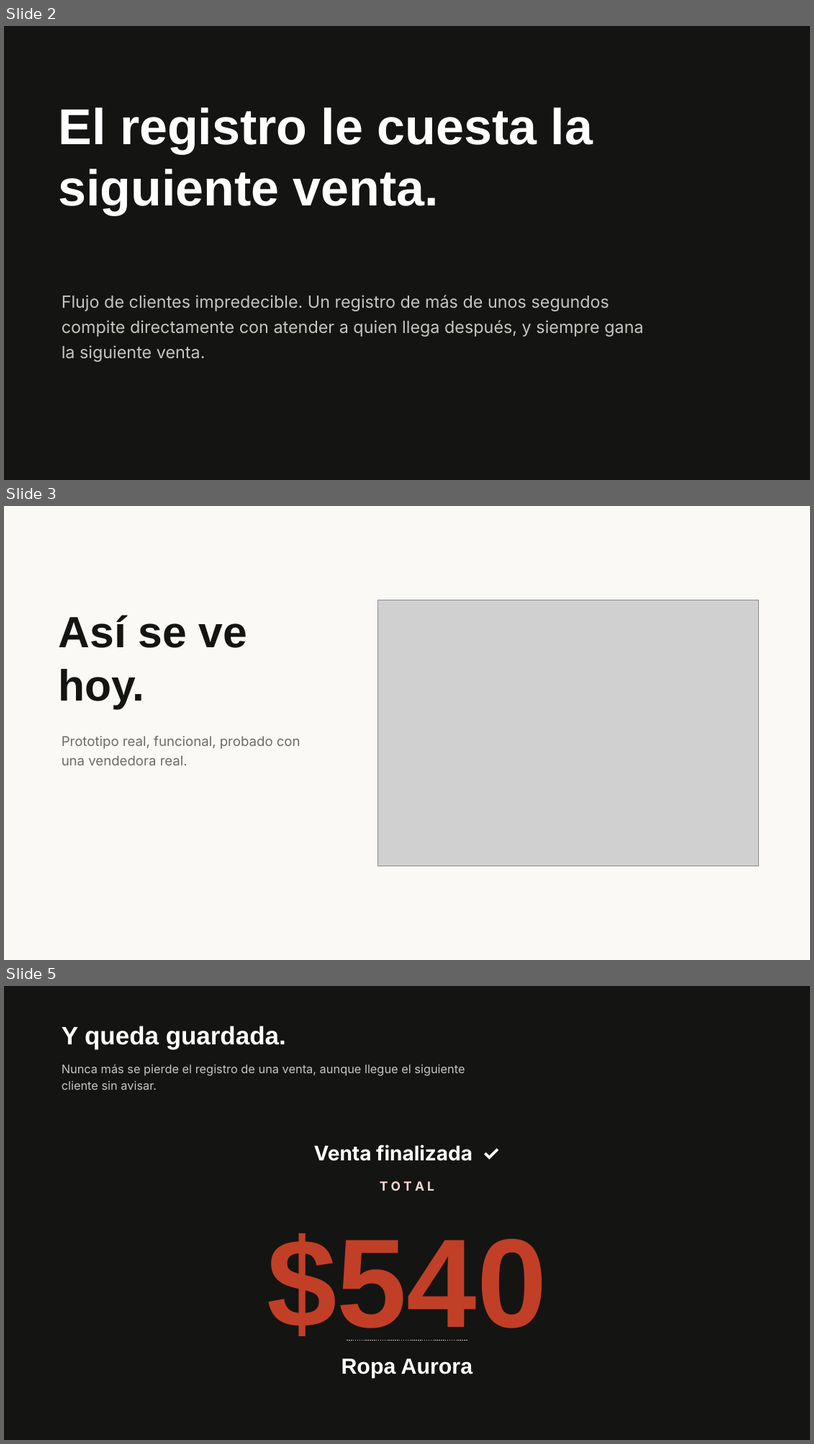
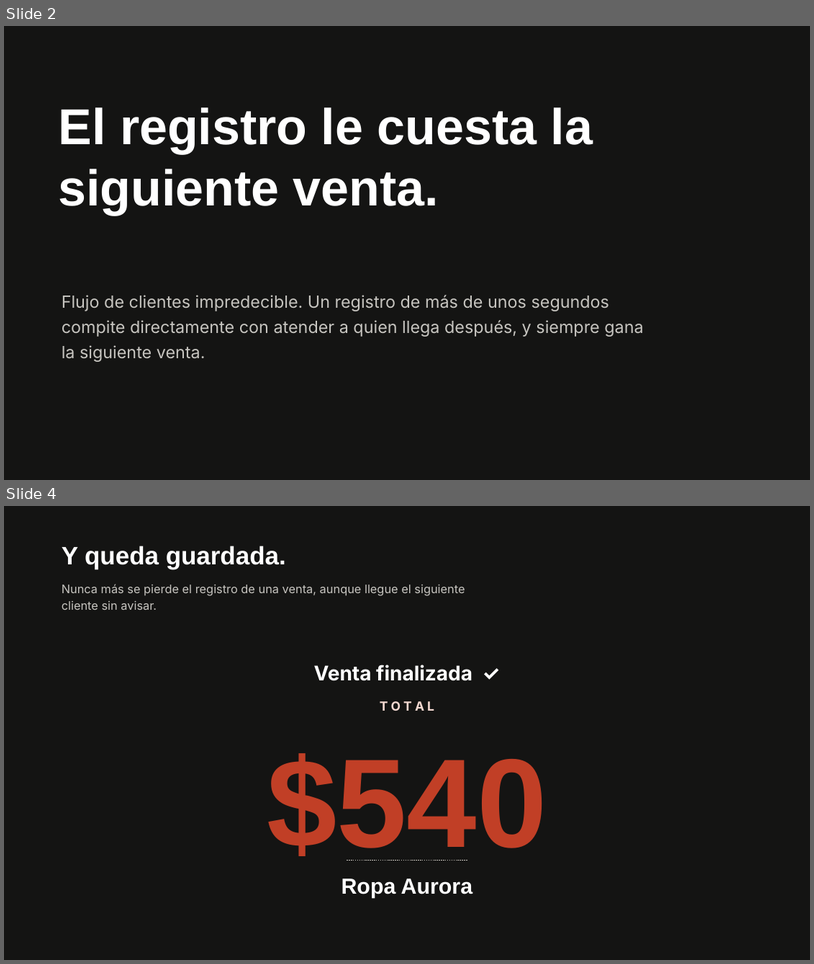
Before and after one commit to claudiafalcon/nahui, a slide deck: evidence/2026-08-22-demo-day/Nahui - Pitch Demo Day v2.pptx. Shown one above the other, each under a label of ours: slides 2, 3 and 5 before the commit, slides 2 and 4 after it; the slides between them are not shown. The pictures are 814x1444 and 814x964 pixels, drawn with LibreOffice and Linux fonts; fonts in the diff are those of the drawing; grey boxes stand for pictures. Boxes give left, top, right and bottom in pixels: in the first picture for what was removed or moved away, otherwise in the second. Text is boxed around its words. In the diff, an @@ line names an element or a change of style, - is before the commit and + after.

```diff
--- a/evidence/2026-08-22-demo-day/Nahui - Pitch Demo Day v2.pptx
+++ b/evidence/2026-08-22-demo-day/Nahui - Pitch Demo Day v2.pptx
@@ slide 3 removed at (4, 506, 810, 960), background #FFFFFF @@
@@ rectangle removed at (4, 506, 810, 960) @@
@@ picture removed at (378, 600, 759, 866) @@
@@ text removed at (59, 615, 247, 709) @@
-Así se ve
-hoy.
@@ text removed at (62, 736, 301, 765) @@
-Prototipo real, funcional, probado con una vendedora real.
@@ what was slide 5 is now slide 4 @@
```
Also in this commit, not shown: 2 slides changed, 2 slides added, 1 other file.
